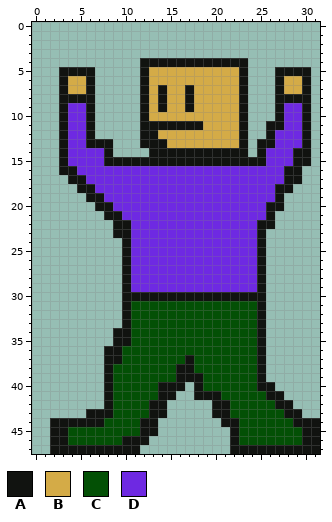
One commit to this pixel-art sprite: game/Animations/Survivor/Default/000.png. Above: the version before the commit.
The file is 32x48 pixels.
Palette (. is transparent): A #111310  B #d4ab47  C #035005  D #6e29e2
Pixels before, first column x 2:
 4 ..........AAAAAAAAAAAA........
 5 .AAAA.....ABBBBBBBBBBA...AAAA.
 6 .ABBA.....ABBBBBBBBBBA...ABBA.
 7 .ABBA.....ABABBABBBBBA...ABBA.
 8 .AAAA.....ABABBABBBBBA...AAAA.
 9 .ADDA.....ABABBABBBBBA...ADDA.
10 .ADDA.....ABBBBBBBBBBA...ADDA.
11 .ADDA.....AAAAAAABBBBA..AADDA.
12 .ADDA.....AABBBBBBBBBA..ADDDA.
13 .ADDAAA...AAABBBBBBBBA.AADDDA.
14 .ADDDDA....AAAAAAAAAAA.ADDDAA.
15 .ADDDDAAAAAAAAAAAAAAAAAADDDAA.
16 .AADDDDDDDDDDDDDDDDDDDDDDDAA..
17 ..AADDDDDDDDDDDDDDDDDDDDDDAA..
18 ...AADDDDDDDDDDDDDDDDDDDDAA...
19 ....AADDDDDDDDDDDDDDDDDDDA....
20 .....AADDDDDDDDDDDDDDDDDAA....
21 ......AADDDDDDDDDDDDDDDDA.....
22 .......AADDDDDDDDDDDDDDAA.....
23 .......AADDDDDDDDDDDDDDA......
24 ........ADDDDDDDDDDDDDDA......
25 ........ADDDDDDDDDDDDDDA......
26 ........ADDDDDDDDDDDDDDA......
27 ........ADDDDDDDDDDDDDDA......
28 ........ADDDDDDDDDDDDDDA......
29 ........ADDDDDDDDDDDDDDA......
30 ........AAAAAAAAAAAAAAAA......
31 ........ACCCCCCCCCCCCCCA......
32 ........ACCCCCCCCCCCCCCA......
33 ........ACCCCCCCCCCCCCCA......
34 .......AACCCCCCCCCCCCCCA......
35 .......AACCCCCCCCCCCCCCA......
36 ......AACCCCCCCCCCCCCCCA......
37 ......AACCCCCCCACCCCCCCA......
38 ......ACCCCCCCAACCCCCCCA......
39 ......ACCCCCCCAAACCCCCCA......
40 ......ACCCCCAAA.ACCCCCCAA.....
41 ......ACCCCCAA..AAACCCCCAA....
42 ......ACCCCAA.....AACCCCCAA...
43 ....AAACCCCAA.....AACCCCCCAA..
44 AAAAAACCCCAA.......AACCCCCCAAA
45 AACCCCCCCCAA........ACCCCCCCAA
46 AACCCCCCAAA.........ACCCCCCCAA
47 AAAAAAAAAA..........AAAAAAAAAA
After:
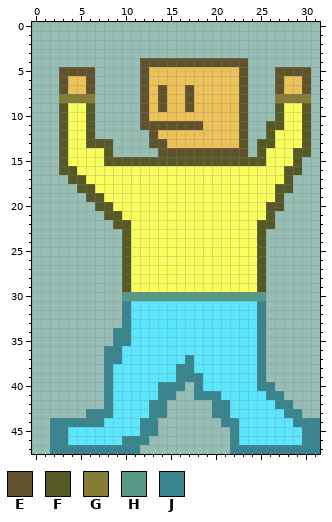
Colours new in this view: E #60522a  F #565926  G #857c36  H #589887  J #38848f
From old to new:
colour B: #d4ab47 -> #ecc157
colour C: #035005 -> #5be6ff
colour D: #6e29e2 -> #faff5b
y 4: x 12..23 AAAAAAAAAAAA -> EEEEEEEEEEEE
y 5: x 3..6 AAAA -> EEEE; x 12 A -> E; x 23 A -> E; x 27..30 AAAA -> EEEE
y 6: x 3 A -> E; x 6 A -> E; x 12 A -> E; x 23 A -> E; x 27 A -> E; x 30 A -> E
y 7: x 3 A -> E; x 6 A -> E; x 12 A -> E; x 14 A -> E; x 17 A -> E; x 23 A -> E; x 27 A -> E; x 30 A -> E
y 8: x 3..6 AAAA -> GGGG; x 12 A -> E; x 14 A -> E; x 17 A -> E; x 23 A -> E; x 27..30 AAAA -> GGGG
y 9: x 3 A -> F; x 6 A -> F; x 12 A -> E; x 14 A -> E; x 17 A -> E; x 23 A -> E; x 27 A -> F; x 30 A -> F
y 10: x 3 A -> F; x 6 A -> F; x 12 A -> E; x 23 A -> E; x 27 A -> F; x 30 A -> F
y 11: x 3 A -> F; x 6 A -> F; x 12..18 AAAAAAA -> EEEEEEE; x 23 A -> E; x 26..27 AA -> FF; x 30 A -> F
y 12: x 3 A -> F; x 6 A -> F; x 12..13 AA -> .E; x 23 A -> E; x 26 A -> F; x 30 A -> F
y 13: x 3 A -> F; x 6..8 AAA -> FFF; x 12..14 AAA -> .EE; x 23 A -> E; x 25..26 AA -> FF; x 30 A -> F
y 14: x 3 A -> F; x 8 A -> F; x 13..23 AAAAAAAAAAA -> .EEEEEEEEEE; x 25 A -> F; x 29..30 AA -> FF
y 15: x 3 A -> F; x 8..25 AAAAAAAAAAAAAAAAAA -> FFFFFFFFFFFFFFFFFF; x 29..30 AA -> F.
y 16: x 3..4 AA -> FF; x 28..29 AA -> FF
y 17: x 4..5 AA -> FF; x 28..29 AA -> F.
y 18: x 5..6 AA -> FF; x 27..28 AA -> FF
y 19: x 6..7 AA -> FF; x 27 A -> F
y 20: x 7..8 AA -> FF; x 26..27 AA -> FF
y 21: x 8..9 AA -> FF; x 26 A -> F
y 22: x 9..10 AA -> FF; x 25..26 AA -> FF
y 23: x 9..10 AA -> .F; x 25 A -> F
y 24..29: x 10 A -> F; x 25 A -> F
y 30: x 10..25 AAAAAAAAAAAAAAAA -> HHHHHHHHHHHHHHHH
y 31..33: x 10 A -> J; x 25 A -> J
y 34..35: x 9..10 AA -> JJ; x 25 A -> J
y 36: x 8..9 AA -> JJ; x 25 A -> J
y 37: x 8..9 AA -> JJ; x 17 A -> J; x 25 A -> J
y 38: x 8 A -> J; x 16..17 AA -> JJ; x 25 A -> J
y 39: x 8 A -> J; x 16..18 AAA -> JJJ; x 25 A -> J
y 40: x 8 A -> J; x 14..16 AAA -> JJJ; x 18 A -> J; x 25..26 AA -> JJ
y 41: x 8 A -> J; x 14..15 AA -> JJ; x 18..20 AAA -> JJJ; x 26..27 AA -> JJ
y 42: x 8 A -> J; x 13..14 AA -> JJ; x 20..21 AA -> JJ; x 27..28 AA -> JJ
y 43: x 6..8 AAA -> JJJ; x 13..14 AA -> JJ; x 20..21 AA -> JJ; x 28..29 AA -> JJ
y 44: x 2..7 AAAAAA -> JJJJJJ; x 12..13 AA -> JJ; x 21..22 AA -> JJ; x 29..31 AAA -> JJJ
y 45: x 2..3 AA -> JJ; x 12..13 AA -> JJ; x 22 A -> J; x 30..31 AA -> JJ
y 46: x 2..3 AA -> JJ; x 10..12 AAA -> JJJ; x 22 A -> J; x 30..31 AA -> JJ
y 47: x 2..11 AAAAAAAAAA -> JJJJJJJJJJ; x 22..31 AAAAAAAAAA -> JJJJJJJJJJ
Changed places in both pictures, as pixel boxes (x1, y1, x2, y2):
changed: (50, 58, 320, 454)
